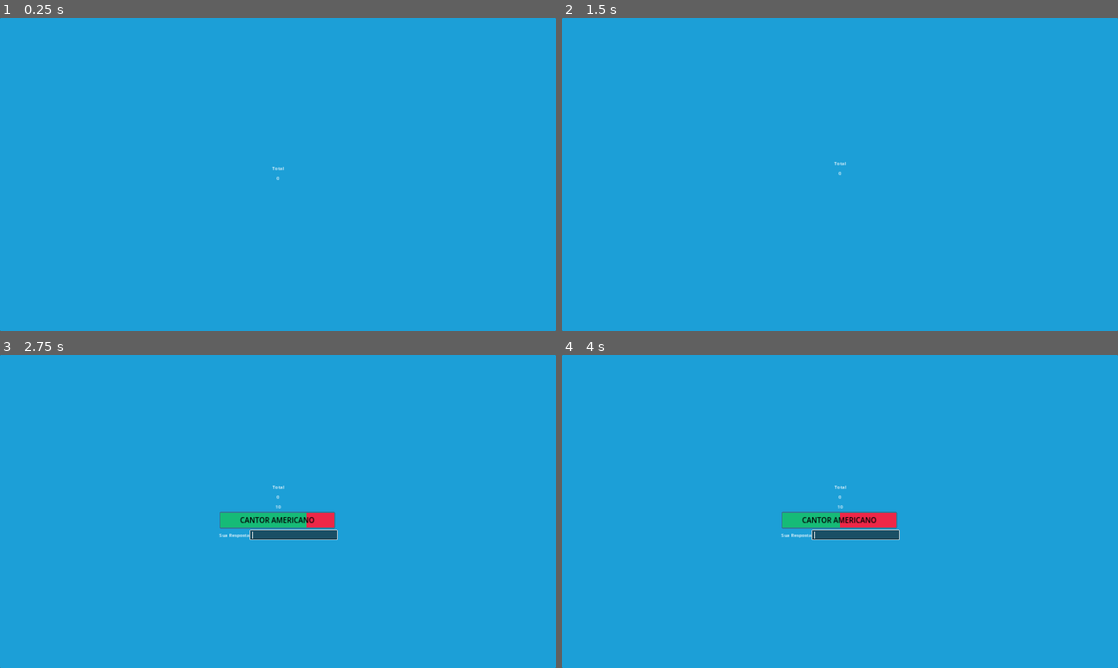
Above: before the commit, frames 1-4 (two rows, left to right).
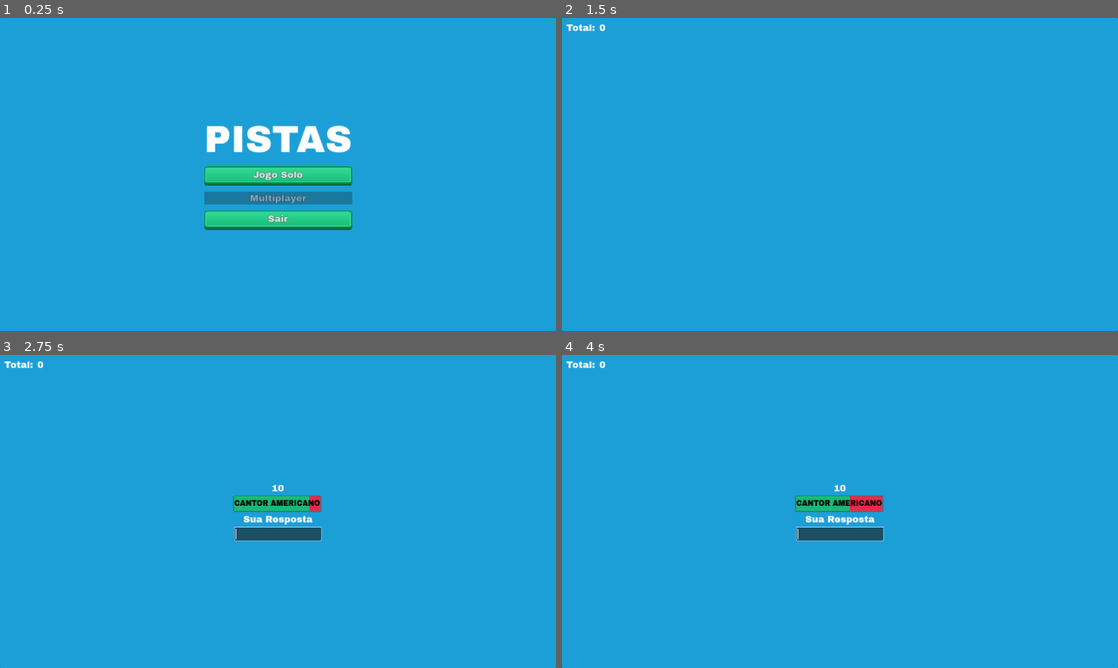
Above: after the commit, the same moments.

Repository: lazaromenezes/three-hints-game
Game: Godot game, scene res://scenes/home_screen/home_screen.tscn
Two runs of this game, one before a commit and one after it. Both use one fixed random seed, a clock stepped at 60 frames per second and the inputs below. Before the commit the project starts from res://scenes/timed_match/timed_match.tscn.
Inputs (mouse positions are in pixels of both pictures, inside the frame that each line leads up to):
- Up to frame 1 (0.25 s): no input
- Up to frame 2 (1.5 s): click (840, 177) at 0.5 s, where only the run after the commit has a clickable "Jogo Solo"; tap Enter at 1.25 s
- Up to frame 3 (2.75 s): tap Space at 2 s
- Up to frame 4 (4 s): no input

The runs differ from the first frame. In frame 1, 5.8% of the frame differs, in the area x 36-64%, y 34-68%; in frame 2, 0.1%; in frame 3, 2.5%; in frame 4, 2.5%.

Commit message:
Prototype gameplay

Diff:
--- a/project.godot
+++ b/project.godot
@@ -12,13 +12,14 @@
 
 config/name="pistas"
 config/tags=PackedStringArray("prototype", "v4.3")
-run/main_scene="res://scenes/timed_match/timed_match.tscn"
+run/main_scene="res://scenes/home_screen/home_screen.tscn"
 config/features=PackedStringArray("4.3", "GL Compatibility")
 config/icon="res://icon.svg"
 
 [autoload]
 
 GameManager="*res://scripts/game_manager.gd"
+SceneManager="*res://scripts/scene_manager.gd"
 
 [display]
 
--- a/resources/main_theme.tres
+++ b/resources/main_theme.tres
@@ -1,4 +1,35 @@
-[gd_resource type="Theme" load_steps=4 format=3 uid="uid://dr33k4lxxp4rf"]
+[gd_resource type="Theme" load_steps=11 format=3 uid="uid://dr33k4lxxp4rf"]
+
+[ext_resource type="FontFile" uid="uid://btmr2ditohrsw" path="res://assets/fonts/ArchivoBlack-Regular.ttf" id="1_ijqm8"]
+[ext_resource type="Texture2D" uid="uid://bnelb7d0hc1nt" path="res://assets/kenney_ui/green_button_rectangle_depth_gradient.png" id="1_mo8jo"]
+[ext_resource type="Texture2D" uid="uid://ba1mlplmbrqec" path="res://assets/kenney_ui/green_button_rectangle_gradient.png" id="2_w8d2p"]
+
+[sub_resource type="StyleBoxTexture" id="StyleBoxTexture_e553h"]
+content_margin_top = 10.0
+content_margin_bottom = 20.0
+texture = ExtResource("1_mo8jo")
+texture_margin_left = 7.0
+texture_margin_top = 7.0
+texture_margin_right = 7.0
+texture_margin_bottom = 14.0
+
+[sub_resource type="StyleBoxTexture" id="StyleBoxTexture_2qmv3"]
+content_margin_top = 10.0
+content_margin_bottom = 20.0
+texture = ExtResource("1_mo8jo")
+texture_margin_left = 7.0
+texture_margin_top = 7.0
+texture_margin_right = 7.0
+texture_margin_bottom = 14.0
+
+[sub_resource type="StyleBoxTexture" id="StyleBoxTexture_2vslq"]
+content_margin_top = 10.0
+content_margin_bottom = 15.0
+texture = ExtResource("2_w8d2p")
+texture_margin_left = 7.0
+texture_margin_top = 7.0
+texture_margin_right = 7.0
+texture_margin_bottom = 7.0
 
 [sub_resource type="StyleBoxFlat" id="StyleBoxFlat_k4u1d"]
 bg_color = Color(0.109804, 0.623529, 0.843137, 1)
@@ -6,6 +37,13 @@
 corner_radius_top_right = 4
 corner_radius_bottom_right = 4
 corner_radius_bottom_left = 4
+
+[sub_resource type="StyleBoxFlat" id="StyleBoxFlat_qhhy0"]
+content_margin_left = 15.0
+content_margin_top = 15.0
+content_margin_right = 15.0
+content_margin_bottom = 15.0
+bg_color = Color(0.6, 0.6, 0.6, 0)
 
 [sub_resource type="StyleBoxFlat" id="StyleBoxFlat_0ldey"]
 bg_color = Color(0.933333, 0.152941, 0.278431, 1)
@@ -28,9 +66,30 @@
 bg_color = Color(0.0862745, 0.733333, 0.466667, 1)
 
 [resource]
+default_font = ExtResource("1_ijqm8")
+default_font_size = 32
+BigUiButton/base_type = &"Button"
+BigUiButton/constants/outline_size = 2
+BigUiButton/font_sizes/font_size = 32
+BigUiButton/styles/hover = SubResource("StyleBoxTexture_e553h")
+BigUiButton/styles/normal = SubResource("StyleBoxTexture_2qmv3")
+BigUiButton/styles/pressed = SubResource("StyleBoxTexture_2vslq")
+HomeBigLabel/base_type = &"Label"
+HomeBigLabel/font_sizes/font_size = 128
+LabelBigHeader/base_type = &"Label"
+LabelBigHeader/font_sizes/font_size = 128
+LabelSummaryData/base_type = &"Label"
+LabelSummaryData/font_sizes/font_size = 48
+LabelSummaryHeader/base_type = &"Label"
+LabelSummaryHeader/font_sizes/font_size = 32
 Panel/styles/panel = SubResource("StyleBoxFlat_k4u1d")
+PanelContainer/styles/panel = SubResource("StyleBoxFlat_qhhy0")
 ProgressBar/styles/background = SubResource("StyleBoxFlat_0ldey")
 ProgressBar/styles/fill = SubResource("StyleBoxFlat_pkhc5")
 VBoxContainer/constants/separation = 10
 VBoxHintList/base_type = &"VBoxContainer"
 VBoxHintList/constants/separation = 15
+VBoxHome/base_type = &"VBoxContainer"
+VBoxHome/constants/separation = 20
+VBoxSummary/base_type = &"VBoxContainer"
+VBoxSummary/constants/separation = 25
--- a/scenes/game_over/game_over.tscn
+++ /dev/null
@@ -1,24 +0,0 @@
-[gd_scene format=3 uid="uid://cyu3jeqw3gpvr"]
-
-[node name="GameOver" type="Control"]
-layout_mode = 3
-anchors_preset = 15
-anchor_right = 1.0
-anchor_bottom = 1.0
-grow_horizontal = 2
-grow_vertical = 2
-
-[node name="Label" type="Label" parent="."]
-layout_mode = 1
-anchors_preset = 8
-anchor_left = 0.5
-anchor_top = 0.5
-anchor_right = 0.5
-anchor_bottom = 0.5
-offset_left = -46.0
-offset_top = -11.5
-offset_right = 46.0
-offset_bottom = 11.5
-grow_horizontal = 2
-grow_vertical = 2
-text = "GAME OVER"
--- a/scenes/guess_area/guess_area.gd
+++ b/scenes/guess_area/guess_area.gd
@@ -1,4 +1,4 @@
-extends HBoxContainer
+extends Control
 
 signal guessed(guess: String)
 
--- a/scenes/guess_area/guess_area.tscn
+++ b/scenes/guess_area/guess_area.tscn
@@ -2,7 +2,9 @@
 
 [ext_resource type="Script" path="res://scenes/guess_area/guess_area.gd" id="1_ijry6"]
 
-[node name="GuessArea" type="HBoxContainer"]
+[node name="GuessArea" type="VBoxContainer"]
+offset_right = 407.0
+offset_bottom = 58.0
 size_flags_horizontal = 4
 size_flags_vertical = 4
 script = ExtResource("1_ijry6")
@@ -10,6 +12,7 @@
 [node name="Label" type="Label" parent="."]
 layout_mode = 2
 text = "Sua Resposta"
+horizontal_alignment = 1
 
 [node name="Guess" type="LineEdit" parent="."]
 unique_name_in_owner = true
@@ -22,6 +25,5 @@
 deselect_on_focus_loss_enabled = false
 drag_and_drop_selection_enabled = false
 
-[connection signal="tree_exiting" from="." to="." method="_on_tree_exiting"]
 [connection signal="text_submitted" from="Guess" to="." method="_on_guess_text_submitted"]
 [connection signal="visibility_changed" from="Guess" to="." method="_on_guess_visibility_changed"]
--- a/scenes/hint/hint.gd
+++ b/scenes/hint/hint.gd
@@ -1,6 +1,10 @@
 extends Control
 
 signal timed_up()
+
+var remaining_time: float:
+	get():
+		return $HintTime.time_left
 
 @export var hint: String:
 	set(value):
--- /dev/null
+++ b/scenes/home_screen/home_screen.gd
@@ -0,0 +1,7 @@
+extends Control
+
+func _on_exit_pressed() -> void:
+	get_tree().quit()
+
+func _on_solo_game_pressed() -> void:
+	SceneManager.transition_to("solo")
--- /dev/null
+++ b/scenes/home_screen/home_screen.tscn
@@ -0,0 +1,65 @@
+[gd_scene load_steps=3 format=3 uid="uid://bo0a1tladde2a"]
+
+[ext_resource type="Theme" uid="uid://dr33k4lxxp4rf" path="res://resources/main_theme.tres" id="1_wnwvd"]
+[ext_resource type="Script" path="res://scenes/home_screen/home_screen.gd" id="2_lbgop"]
+
+[node name="HomeScreen" type="Control"]
+layout_mode = 3
+anchors_preset = 15
+anchor_right = 1.0
+anchor_bottom = 1.0
+grow_horizontal = 2
+grow_vertical = 2
+theme = ExtResource("1_wnwvd")
+script = ExtResource("2_lbgop")
+
+[node name="Panel" type="Panel" parent="."]
+layout_mode = 1
+anchors_preset = 15
+anchor_right = 1.0
+anchor_bottom = 1.0
+grow_horizontal = 2
+grow_vertical = 2
+
+[node name="VBoxContainer" type="VBoxContainer" parent="Panel"]
+layout_mode = 1
+anchors_preset = 8
+anchor_left = 0.5
+anchor_top = 0.5
+anchor_right = 0.5
+anchor_bottom = 0.5
+offset_left = -20.0
+offset_top = -20.0
+offset_right = 20.0
+offset_bottom = 20.0
+grow_horizontal = 2
+grow_vertical = 2
+theme_type_variation = &"VBoxHome"
+
+[node name="Label" type="Label" parent="Panel/VBoxContainer"]
+layout_mode = 2
+theme_type_variation = &"HomeBigLabel"
+text = "PISTAS"
+horizontal_alignment = 1
+vertical_alignment = 1
+
+[node name="SoloGame" type="Button" parent="Panel/VBoxContainer"]
+layout_mode = 2
+theme_type_variation = &"BigUiButton"
+text = "Jogo Solo
+"
+
+[node name="Multiplayer" type="Button" parent="Panel/VBoxContainer"]
+layout_mode = 2
+theme_type_variation = &"BigUiButton"
+disabled = true
+text = "Multiplayer"
+
+[node name="Exit" type="Button" parent="Panel/VBoxContainer"]
+layout_mode = 2
+theme_type_variation = &"BigUiButton"
+text = "Sair
+"
+
+[connection signal="pressed" from="Panel/VBoxContainer/SoloGame" to="." method="_on_solo_game_pressed"]
+[connection signal="pressed" from="Panel/VBoxContainer/Exit" to="." method="_on_exit_pressed"]
--- /dev/null
+++ b/scenes/main.gd
@@ -0,0 +1,12 @@
+extends Control
+
+func _ready() -> void:
+	SceneManager.load_scenes()
+
+func _process(_delta) -> void:
+	var progress = SceneManager.report_status()
+
+	%Progress.value = progress
+
+	if progress == 1:
+		SceneManager.transition_to("home")
--- a/scenes/main.tscn
+++ b/scenes/main.tscn
@@ -1,4 +1,9 @@
-[gd_scene format=3 uid="uid://cpctbqj6ltho"]
+[gd_scene load_steps=5 format=3 uid="uid://cpctbqj6ltho"]
+
+[ext_resource type="Script" path="res://scenes/main.gd" id="1_2p2cx"]
+[ext_resource type="Theme" uid="uid://dr33k4lxxp4rf" path="res://resources/main_theme.tres" id="1_s8cxg"]
+[ext_resource type="Texture2D" uid="uid://bwyjj1isolaop" path="res://assets/kenney_ui/yellow_button_rectangle_line.png" id="3_s3fhn"]
+[ext_resource type="Texture2D" uid="uid://dt6yy6qow1ksq" path="res://assets/kenney_ui/yellow_button_rectangle_gradient.png" id="4_1to6k"]
 
 [node name="Main" type="Control"]
 layout_mode = 3
@@ -7,3 +12,49 @@
 anchor_bottom = 1.0
 grow_horizontal = 2
 grow_vertical = 2
+theme = ExtResource("1_s8cxg")
+script = ExtResource("1_2p2cx")
+
+[node name="Panel" type="Panel" parent="."]
+layout_mode = 1
+anchors_preset = 15
+anchor_right = 1.0
+anchor_bottom = 1.0
+grow_horizontal = 2
+grow_vertical = 2
+
+[node name="VBoxContainer" type="VBoxContainer" parent="Panel"]
+layout_mode = 1
+anchors_preset = 8
+anchor_left = 0.5
+anchor_top = 0.5
+anchor_right = 0.5
+anchor_bottom = 0.5
+offset_left = -20.0
+offset_top = -20.0
+offset_right = 20.0
+offset_bottom = 20.0
+grow_horizontal = 2
+grow_vertical = 2
+
+[node name="Label" type="Label" parent="Panel/VBoxContainer"]
+layout_mode = 2
+theme_type_variation = &"HomeBigLabel"
+text = "PISTAS"
+horizontal_alignment = 1
+vertical_alignment = 1
+
+[node name="Progress" type="TextureProgressBar" parent="Panel/VBoxContainer"]
+unique_name_in_owner = true
+custom_minimum_size = Vector2(900, 65)
+layout_mode = 2
+max_value = 1.0
+step = 0.0
+value = 0.5
+nine_patch_stretch = true
+stretch_margin_left = 7
+stretch_margin_top = 7
+stretch_margin_right = 7
+stretch_margin_bottom = 7
+texture_under = ExtResource("3_s3fhn")
+texture_progress = ExtResource("4_1to6k")
--- /dev/null
+++ b/scenes/summary/solo_game/solo_game_summary.gd
@@ -0,0 +1,12 @@
+extends Control
+
+func _ready():
+	if GameManager.session:
+		%Points.text = str(GameManager.session.total_points)
+		%Time.text = GameManager.session.formatted_time
+
+func _on_main_menu_pressed() -> void:
+	SceneManager.transition_to("home")
+
+func _on_new_game_pressed() -> void:
+	SceneManager.transition_to("solo")
--- /dev/null
+++ b/scenes/summary/solo_game/solo_game_summary.tscn
@@ -0,0 +1,89 @@
+[gd_scene load_steps=3 format=3 uid="uid://nrbm68u42iwn"]
+
+[ext_resource type="Theme" uid="uid://dr33k4lxxp4rf" path="res://resources/main_theme.tres" id="1_hwi11"]
+[ext_resource type="Script" path="res://scenes/summary/solo_game/solo_game_summary.gd" id="2_t15q2"]
+
+[node name="SoloGameSummary" type="Control"]
+layout_mode = 3
+anchors_preset = 15
+anchor_right = 1.0
+anchor_bottom = 1.0
+grow_horizontal = 2
+grow_vertical = 2
+theme = ExtResource("1_hwi11")
+script = ExtResource("2_t15q2")
+
+[node name="Panel" type="Panel" parent="."]
+layout_mode = 1
+anchors_preset = 15
+anchor_right = 1.0
+anchor_bottom = 1.0
+grow_horizontal = 2
+grow_vertical = 2
+
+[node name="VBoxContainer" type="VBoxContainer" parent="Panel"]
+custom_minimum_size = Vector2(500, 0)
+layout_mode = 1
+anchors_preset = 8
+anchor_left = 0.5
+anchor_top = 0.5
+anchor_right = 0.5
+anchor_bottom = 0.5
+offset_left = -20.0
+offset_top = -20.0
+offset_right = 20.0
+offset_bottom = 20.0
+grow_horizontal = 2
+grow_vertical = 2
+theme_type_variation = &"VBoxSummary"
+
+[node name="Label" type="Label" parent="Panel/VBoxContainer"]
+layout_mode = 2
+theme_type_variation = &"LabelBigHeader"
+text = "FIM!"
+horizontal_alignment = 1
+vertical_alignment = 1
+
+[node name="HBoxContainer" type="HBoxContainer" parent="Panel/VBoxContainer"]
+layout_mode = 2
+
+[node name="Label" type="Label" parent="Panel/VBoxContainer/HBoxContainer"]
+layout_mode = 2
+theme_type_variation = &"LabelSummaryHeader"
+text = "Pontuação"
+
+[node name="Points" type="Label" parent="Panel/VBoxContainer/HBoxContainer"]
+unique_name_in_owner = true
+layout_mode = 2
+size_flags_horizontal = 10
+theme_type_variation = &"LabelSummaryData"
+text = "###"
+
+[node name="HBoxContainer2" type="HBoxContainer" parent="Panel/VBoxContainer"]
+layout_mode = 2
+
+[node name="Label" type="Label" parent="Panel/VBoxContainer/HBoxContainer2"]
+layout_mode = 2
+theme_type_variation = &"LabelSummaryHeader"
+text = "Tempo "
+
+[node name="Time" type="Label" parent="Panel/VBoxContainer/HBoxContainer2"]
+unique_name_in_owner = true
+layout_mode = 2
+size_flags_horizontal = 3
+theme_type_variation = &"LabelSummaryData"
+text = "###"
+horizontal_alignment = 2
+
+[node name="NewGame" type="Button" parent="Panel/VBoxContainer"]
+layout_mode = 2
+theme_type_variation = &"BigUiButton"
+text = "Jogar Denovo"
+
+[node name="MainMenu" type="Button" parent="Panel/VBoxContainer"]
+layout_mode = 2
+theme_type_variation = &"BigUiButton"
+text = "Menu Principal"
+
+[connection signal="pressed" from="Panel/VBoxContainer/NewGame" to="." method="_on_new_game_pressed"]
+[connection signal="pressed" from="Panel/VBoxContainer/MainMenu" to="." method="_on_main_menu_pressed"]
--- a/scenes/timed_match/timed_match.gd
+++ b/scenes/timed_match/timed_match.gd
@@ -5,14 +5,10 @@
 var _match_words: Array[Word]
 var _word_scene: PackedScene = preload("res://scenes/word/word.tscn")
 
-var _total_points: int = 0:
-	set(value):
-		%Points.text = str(value)
-		_total_points = value
-
 func _ready() -> void:
 	$StartTimer.start(GameManager.settings.match_start_time)
 	_match_words = offline_word_provider.take_random(GameManager.settings.words_per_match)
+	GameManager.new_session()
 
 func _on_start_timer_timeout() -> void:
 	_next_word()
@@ -25,7 +21,7 @@
 		var word = _pop_random_word()
 		_add_word_scene(word)
 	else:
-		get_tree().change_scene_to_file("res://scenes/game_over/game_over.tscn")
+		SceneManager.transition_to("summary")
 
 func _clear_container():
 	var word_scene = %WordContainer.get_child(0)
@@ -46,6 +42,8 @@
 func _on_word_timed_up():
 	_next_word()
 
-func _on_word_guessed_correctly(points: int):
-	_total_points += points
+func _on_word_guessed_correctly(points: int, used_time: float):
+	GameManager.session.total_points += points
+	GameManager.session.total_time += used_time
+	%Points.text = str(GameManager.session.total_points)
 	_next_word()
--- a/scenes/timed_match/timed_match.tscn
+++ b/scenes/timed_match/timed_match.tscn
@@ -34,6 +34,28 @@
 grow_horizontal = 2
 grow_vertical = 2
 
+[node name="PanelContainer" type="PanelContainer" parent="Panel"]
+layout_mode = 1
+anchors_preset = 10
+anchor_right = 1.0
+grow_horizontal = 2
+
+[node name="HBoxContainer" type="HBoxContainer" parent="Panel/PanelContainer"]
+layout_mode = 2
+
+[node name="Label" type="Label" parent="Panel/PanelContainer/HBoxContainer"]
+layout_mode = 2
+text = "Total: "
+horizontal_alignment = 1
+vertical_alignment = 1
+
+[node name="Points" type="Label" parent="Panel/PanelContainer/HBoxContainer"]
+unique_name_in_owner = true
+layout_mode = 2
+text = "0"
+horizontal_alignment = 1
+vertical_alignment = 1
+
 [node name="VBoxContainer" type="VBoxContainer" parent="Panel"]
 layout_mode = 1
 anchors_preset = 8
@@ -48,19 +70,6 @@
 grow_horizontal = 2
 grow_vertical = 2
 
-[node name="Label" type="Label" parent="Panel/VBoxContainer"]
-layout_mode = 2
-text = "Total"
-horizontal_alignment = 1
-vertical_alignment = 1
-
-[node name="Points" type="Label" parent="Panel/VBoxContainer"]
-unique_name_in_owner = true
-layout_mode = 2
-text = "0"
-horizontal_alignment = 1
-vertical_alignment = 1
-
 [node name="WordContainer" type="AspectRatioContainer" parent="Panel/VBoxContainer"]
 unique_name_in_owner = true
 layout_mode = 2
--- a/scenes/word/word.gd
+++ b/scenes/word/word.gd
@@ -1,7 +1,7 @@
 extends Control
 
 signal timed_up()
-signal guessed_right(points: int)
+signal guessed_right(points: int, used_time: float)
 
 @export var word: Word
 var hint_scene: PackedScene = preload("res://scenes/hint/hint.tscn")
@@ -9,11 +9,15 @@
 const TOTAL_POINTS: int = 10
 
 var _current_points: int = TOTAL_POINTS
+var _total_time: float = 0
 var _hints: Array[String] = []
 
 func _ready() -> void:
 	$StartTimer.start(GameManager.settings.word_start_time)
 	_hints = word.hints
+
+func _process(delta: float) -> void:
+	_total_time += delta
 
 func _show_hint():
 	var hint = hint_scene.instantiate()
@@ -38,4 +42,4 @@
 
 func _on_guess_area_guessed(guess: String) -> void:
 	if guess in word.cleaned_accepted_answers:
-		guessed_right.emit(_current_points)
+		guessed_right.emit(_current_points, _total_time)
--- a/scripts/game_manager.gd
+++ b/scripts/game_manager.gd
@@ -7,3 +7,28 @@
 		settings = load("res://resources/game_settings/debug_settings.tres")
 	else:
 		settings = load("res://resources/game_settings/default_settings.tres")
+
+func new_session():
+	session = GameSession.new()
+
+var session: GameSession
+
+class GameSession:
+
+	const TIME_TEMPLATE: String = "%02d:%02d.%03d"
+
+	var total_points: int
+	var total_time: float
+
+	var formatted_time: String:
+		get():
+			var minutes: float = total_time / 60
+			var seconds: float = fmod(total_time, 60)
+
+			var milis: float = (total_time - floor(total_time)) * 1000
+
+			return TIME_TEMPLATE % [minutes, seconds, milis]
+
+	func _init():
+		total_points = 0
+		total_time = 0
--- /dev/null
+++ b/scripts/scene_manager.gd
@@ -0,0 +1,28 @@
+extends Node
+
+var _screens: Dictionary = {
+	"home": preload("res://scenes/home_screen/home_screen.tscn"),
+	"solo": preload("res://scenes/timed_match/timed_match.tscn"),
+	"summary": preload("res://scenes/summary/solo_game/solo_game_summary.tscn")
+}
+
+func load_scenes() -> void:
+	for screen in _screens.keys():
+		ResourceLoader.load_threaded_request(_screens[screen], "", true)
+
+func report_status() -> float:
+	var overall_status: Array = []
+	var load_status: Array = []
+
+	for screen in _screens.keys():
+		ResourceLoader.load_threaded_get_status(_screens[screen], load_status)
+		overall_status.push_back(load_status[0])
+
+	return overall_status.reduce(func(a, b): return a + b, 0) / overall_status.size()
+
+#func transition_to(key: String) -> void:
+	#var scene = ResourceLoader.load_threaded_get(_screens[key])
+	#get_tree().change_scene_to_packed(scene)
+
+func transition_to(key: String) -> void:
+	get_tree().change_scene_to_packed(_screens[key])
Binary file added: assets/fonts/ArchivoBlack-Regular.ttf
Not shown, added: assets/fonts/ArchivoBlack-Regular.ttf.import
Not shown, added: assets/fonts/OFL.txt
Binary file added: assets/kenney_ui/green_button_rectangle_depth_gradient.png
Not shown, added: assets/kenney_ui/green_button_rectangle_depth_gradient.png.import
Binary file added: assets/kenney_ui/green_button_rectangle_gradient.png
Not shown, added: assets/kenney_ui/green_button_rectangle_gradient.png.import
Binary file added: assets/kenney_ui/yellow_button_rectangle_gradient.png
Not shown, added: assets/kenney_ui/yellow_button_rectangle_gradient.png.import
Binary file added: assets/kenney_ui/yellow_button_rectangle_line.png
Not shown, added: assets/kenney_ui/yellow_button_rectangle_line.png.import
